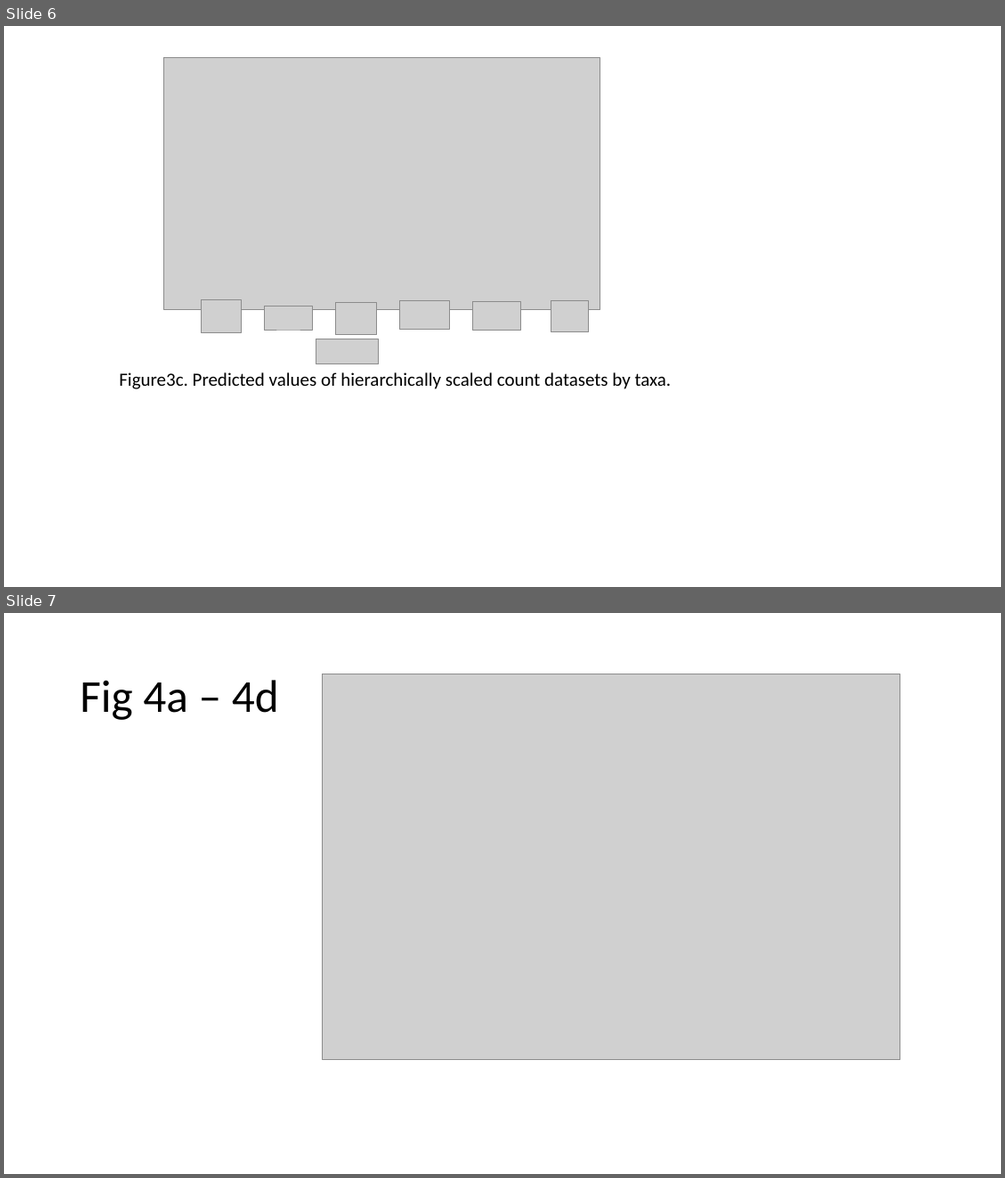
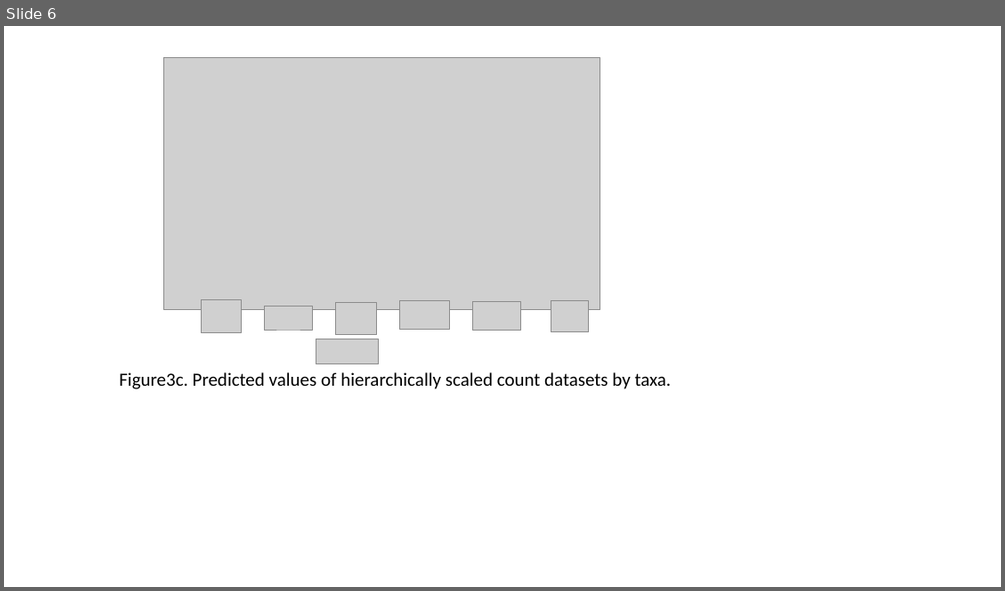
Before and after one commit to hurlbertlab/core-transient, a slide deck: output/plots/all_figs_with_legends.pptx. Shown one above the other, each under a label of ours: slides 6 and 7 before the commit, slide 6 after it. The pictures are 1005x1178 and 1005x591 pixels, drawn with LibreOffice and Linux fonts; fonts in the diff are those of the drawing; grey boxes stand for pictures. Boxes give left, top, right and bottom in pixels: in the first picture for what was removed or moved away, otherwise in the second. Text is boxed around its words. In the diff, an @@ line names an element or a change of style, - is before the commit and + after.

```diff
--- a/output/plots/all_figs_with_legends.pptx
+++ b/output/plots/all_figs_with_legends.pptx
@@ slide 7 removed at bbox=[4, 613, 1001, 1174], background #FFFFFF @@
@@ title removed at bbox=[80, 680, 279, 720] @@
-Fig 4a – 4d
@@ picture removed at bbox=[323, 674, 900, 1060] @@
```
Also in this commit, not shown: 1 slide added, 25 other files.
